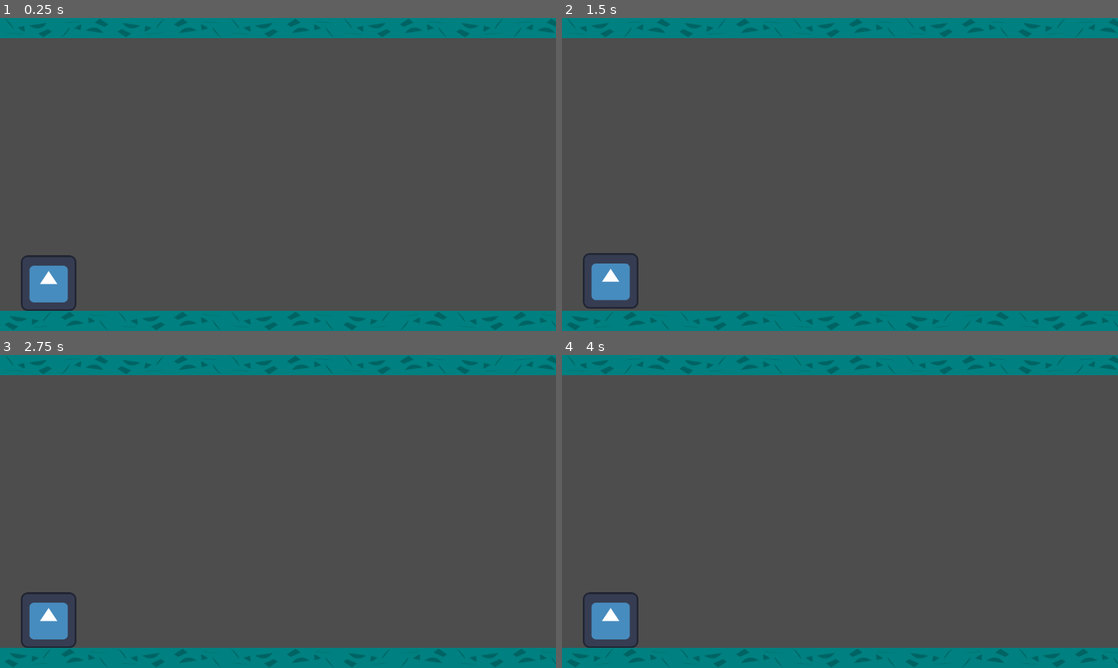
Above: before the commit, frames 1-4 (two rows, left to right).
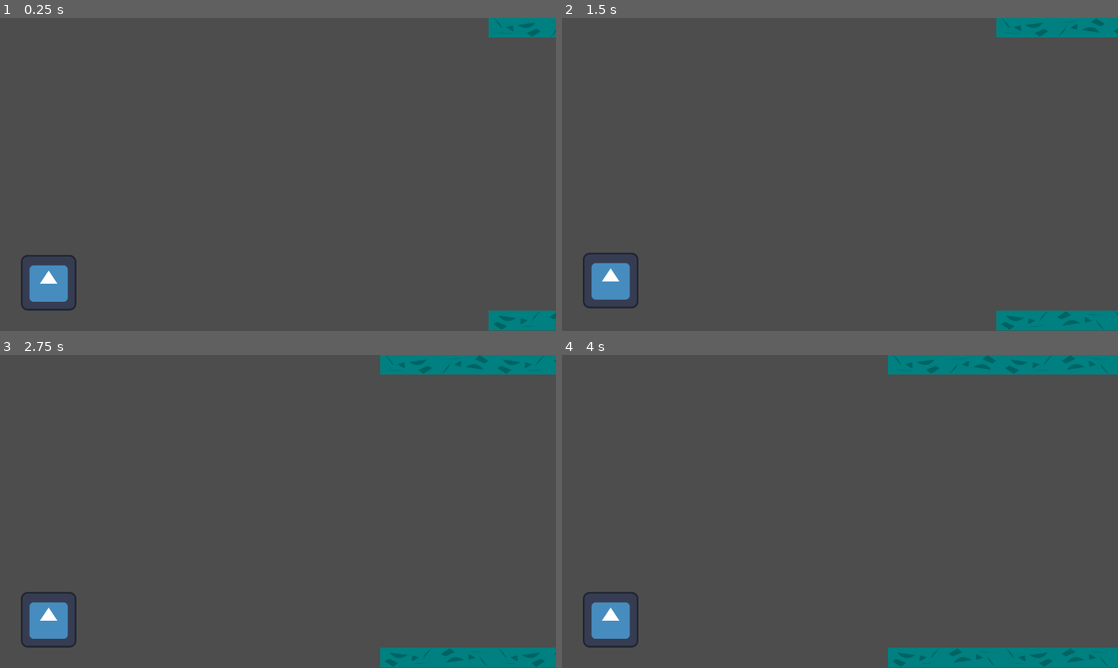
Above: after the commit, the same moments.

Repository: spireneko/Jetpack-Joyride
Game: Godot game, scene res://src/scenes/world.tscn
The game is run twice, just before and just after one commit, with the same random seed, the same clock (stepped at 60 frames per second) and the same inputs. The engine's default icon, where the game draws it, is replaced by a stand-in: a white triangle on a blue panel in a dark square.
Inputs:
- Up to frame 1 (0.25 s): no input
- Up to frame 2 (1.5 s): tap Enter at 0.5 s; tap W (turn_on_jetpack) at 0.6, 1.35 s
- Up to frame 3 (2.75 s): tap W (turn_on_jetpack) at 2.1 s
- Up to frame 4 (4 s): tap W (turn_on_jetpack) at 2.85, 3.6 s

The runs differ from the first frame. In frame 1, 12% of the frame differs, in the area x 0-100%, y 0-100%; in frame 2, 11%; in frame 3, 9.8%; in frame 4, 8.7%.

Commit message:
path fragments

Diff:
--- a/project.godot
+++ b/project.godot
@@ -27,7 +27,6 @@
 
 window/size/viewport_width=1280
 window/size/viewport_height=720
-window/stretch/mode="canvas_items"
 
 [input]
 
--- a/src/Globals.gd
+++ b/src/Globals.gd
@@ -1,11 +1,3 @@
 extends Node
 
-
-# Called when the node enters the scene tree for the first time.
-func _ready():
-	pass # Replace with function body.
-
-
-# Called every frame. 'delta' is the elapsed time since the previous frame.
-func _process(delta):
-	pass
+const WORLD_SPEED := 100.0
--- a/src/scenes/floor_fragment.gd
+++ b/src/scenes/floor_fragment.gd
@@ -1,14 +1,13 @@
-extends StaticBody2D
+extends Sprite2D
 
-@onready var sprite := $Sprite2D as Sprite2D
 
 var width : int : get = _get_width
 var height : int : get = _get_height
 
 
 func _get_width() -> int:
-	return sprite.texture.get_width()
+	return texture.get_width()
 
 
 func _get_height() -> int:
-	return sprite.texture.get_height()
+	return texture.get_height()
--- a/src/scenes/floor_fragment.tscn
+++ b/src/scenes/floor_fragment.tscn
@@ -1,21 +1,12 @@
-[gd_scene load_steps=4 format=3 uid="uid://er70geervaps"]
+[gd_scene load_steps=3 format=3 uid="uid://er70geervaps"]
 
 [ext_resource type="Script" path="res://src/scenes/floor_fragment.gd" id="1_ih5tp"]
 [ext_resource type="Texture2D" uid="uid://dyhry8o8myujs" path="res://assets/floor_fragment.svg" id="1_q1v6p"]
 
-[sub_resource type="RectangleShape2D" id="RectangleShape2D_2etw3"]
-size = Vector2(130, 46)
-
-[node name="FloorFragment" type="StaticBody2D"]
-script = ExtResource("1_ih5tp")
-
-[node name="CollisionShape2D" type="CollisionShape2D" parent="."]
-position = Vector2(65, 23)
-shape = SubResource("RectangleShape2D_2etw3")
-
-[node name="Sprite2D" type="Sprite2D" parent="."]
+[node name="FloorFragment" type="Sprite2D"]
 texture = ExtResource("1_q1v6p")
 centered = false
+script = ExtResource("1_ih5tp")
 
 [node name="VisibleOnScreenEnabler2D" type="VisibleOnScreenEnabler2D" parent="."]
 position = Vector2(65, 23)
--- a/src/scenes/player.gd
+++ b/src/scenes/player.gd
@@ -2,7 +2,7 @@
 
 
 const SPEED = -1080.0
-const MAX_SPEED = 500
+const MAX_SPEED = 600
 
 # Get the gravity from the project settings to be synced with RigidBody nodes.
 var gravity: int = ProjectSettings.get_setting("physics/2d/default_gravity")
--- a/src/scenes/world.gd
+++ b/src/scenes/world.gd
@@ -1,6 +1,9 @@
 extends Node2D
 
 const FloorFragment := preload("res://src/scenes/floor_fragment.tscn")
+
+@onready var floor_path := $FloorPath as Path2D
+@onready var path_follow := $FloorPath/PathFollow2D as PathFollow2D
 
 var game_resolution := Vector2(
 	ProjectSettings.get_setting("display/window/size/viewport_width"),
@@ -13,7 +16,7 @@
 
 
 func _ready():
-	var tmp_fragment := FloorFragment.instantiate() as StaticBody2D
+	var tmp_fragment := FloorFragment.instantiate() as Sprite2D
 	tmp_fragment.hide()
 	add_child(tmp_fragment)
 	floor_size = Vector2(
@@ -21,9 +24,47 @@
 		tmp_fragment.height
 	)
 	tmp_fragment.queue_free()
+
 	var amount_of_fragments : int = game_resolution.x / floor_size.x + 5
 	ceiling_fragments = generate_floor(amount_of_fragments, false)
 	floor_fragments = generate_floor(amount_of_fragments, true)
+
+	# Create ceiling collision
+	var body := StaticBody2D.new()
+	var ceiling_collision := CollisionShape2D.new()
+	ceiling_collision.shape = RectangleShape2D.new()
+	ceiling_collision.shape.size = Vector2(
+		amount_of_fragments * floor_size.x,
+		floor_size.y
+	)
+	ceiling_collision.position = Vector2(
+		ceiling_collision.shape.size.x / 2,
+		floor_size.y / 2 + (game_resolution.y - floor_size.y)
+	)
+	body.add_child(ceiling_collision)
+
+	# Create floor collision
+	var floor_collision := CollisionShape2D.new()
+	floor_collision.shape = RectangleShape2D.new()
+	floor_collision.shape.size = Vector2(
+		amount_of_fragments * floor_size.x,
+		floor_size.y
+	)
+	floor_collision.position = Vector2(
+		floor_collision.shape.size.x / 2,
+		floor_size.y / 2
+	)
+	body.add_child(floor_collision)
+	add_child(body)
+
+	#
+	floor_path.position = game_resolution
+	floor_path.curve.set_point_position(0, Vector2((amount_of_fragments - 1) * floor_size.x, 0))
+	floor_path.curve.set_point_position(1, Vector2(-floor_size.x, 0))
+
+
+func _physics_process(delta: float) -> void:
+	path_follow.h_offset += Globals.WORLD_SPEED * delta
 
 
 func generate_floor(amount_of_fragments: int, is_floor: bool):
@@ -35,15 +76,15 @@
 		var is_flipping_h := !bool((i + displacement_coefficient) % 3
 			&& (i + displacement_coefficient) % 4)
 		var is_flipping_v := !bool((i + displacement_coefficient) % 2)
-		var new_fragment := FloorFragment.instantiate() as StaticBody2D
+		var new_fragment := FloorFragment.instantiate() as Sprite2D
 
 		new_fragment.hide()
-		add_child(new_fragment)
+		path_follow.add_child(new_fragment)
 		new_fragment.position.x = new_fragment.width * i
 		if is_floor:
 			new_fragment.position.y = game_resolution.y - new_fragment.height
-		new_fragment.sprite.flip_h = is_flipping_h
-		new_fragment.sprite.flip_v = is_flipping_v
+		new_fragment.flip_h = is_flipping_h
+		new_fragment.flip_v = is_flipping_v
 		new_fragment.show()
 
 		tmp_array.append(new_fragment)
--- a/src/scenes/world.tscn
+++ b/src/scenes/world.tscn
@@ -1,35 +1,24 @@
-[gd_scene load_steps=5 format=3 uid="uid://2rq7wdo6c88c"]
+[gd_scene load_steps=4 format=3 uid="uid://2rq7wdo6c88c"]
 
 [ext_resource type="PackedScene" uid="uid://copggfvwo7diy" path="res://src/scenes/player.tscn" id="1_fgu8s"]
 [ext_resource type="Script" path="res://src/scenes/world.gd" id="1_h83ao"]
-[ext_resource type="PackedScene" uid="uid://er70geervaps" path="res://src/scenes/floor_fragment.tscn" id="3_qsivp"]
-[ext_resource type="Texture2D" uid="uid://dyhry8o8myujs" path="res://assets/floor_fragment.svg" id="4_vdhep"]
+
+[sub_resource type="Curve2D" id="Curve2D_jsx8v"]
+_data = {
+"points": PackedVector2Array(0, 0, 0, 0, 1856, 0, 0, 0, 0, 0, 0, 0)
+}
+point_count = 2
 
 [node name="World" type="Node2D"]
+position = Vector2(0, -1)
 script = ExtResource("1_h83ao")
 
 [node name="Player" parent="." instance=ExtResource("1_fgu8s")]
 position = Vector2(112, 605)
 
-[node name="FloorFragment" parent="." instance=ExtResource("3_qsivp")]
-visible = false
-position = Vector2(0, 674)
+[node name="FloorPath" type="Path2D" parent="."]
+curve = SubResource("Curve2D_jsx8v")
 
-[node name="FloorFragment2" type="Sprite2D" parent="."]
-visible = false
-position = Vector2(195, 697)
-texture = ExtResource("4_vdhep")
-flip_v = true
-
-[node name="FloorFragment3" type="Sprite2D" parent="."]
-visible = false
-position = Vector2(325, 697)
-texture = ExtResource("4_vdhep")
-flip_h = true
-
-[node name="FloorFragment4" type="Sprite2D" parent="."]
-visible = false
-position = Vector2(455, 697)
-texture = ExtResource("4_vdhep")
-flip_h = true
-flip_v = true
+[node name="PathFollow2D" type="PathFollow2D" parent="FloorPath"]
+position = Vector2(1856, 0)
+rotation = 3.14159
